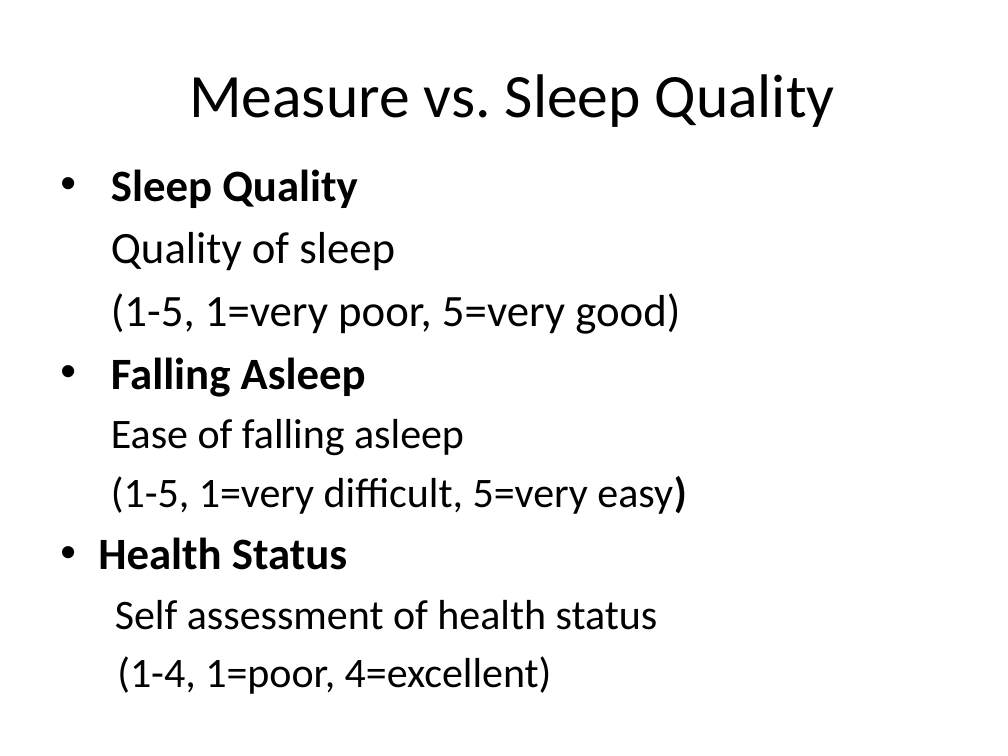
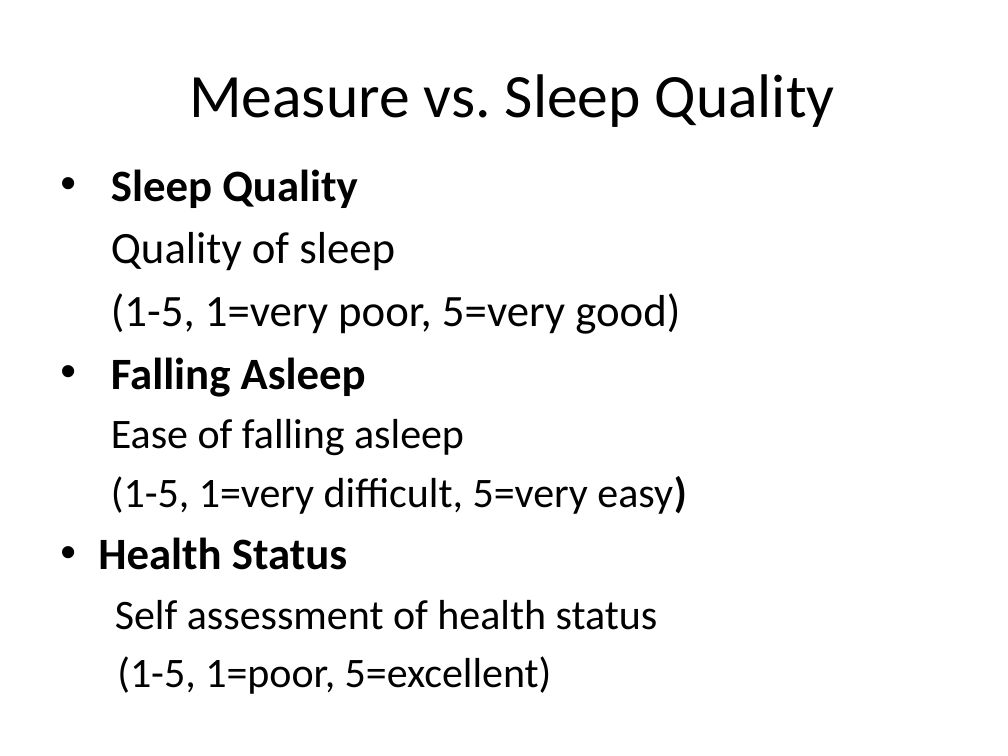
Before and after one commit to andreanc223/DV_FinalProject, a slide deck: slide 82 of 00 Doc/Presentation.pptx. Drawn at 1008x756 pixels with LibreOffice and Linux fonts; fonts in the diff are those of the drawing. Boxes give left, top, right and bottom in pixels: in the first picture for what was removed or moved away, otherwise in the second. Text is boxed around its words. In the diff, an @@ line names an element or a change of style, - is before the commit and + after.

```diff
--- a/00 Doc/Presentation.pptx
+++ b/00 Doc/Presentation.pptx
@@ text at (x1=117, y1=656, x2=552, y2=694): text changed @@
-  (1-4, 1=poor, 4=excellent)
+  (1-5, 1=poor, 5=excellent)
```
Also in this commit, not shown: 2 other slides changed.
